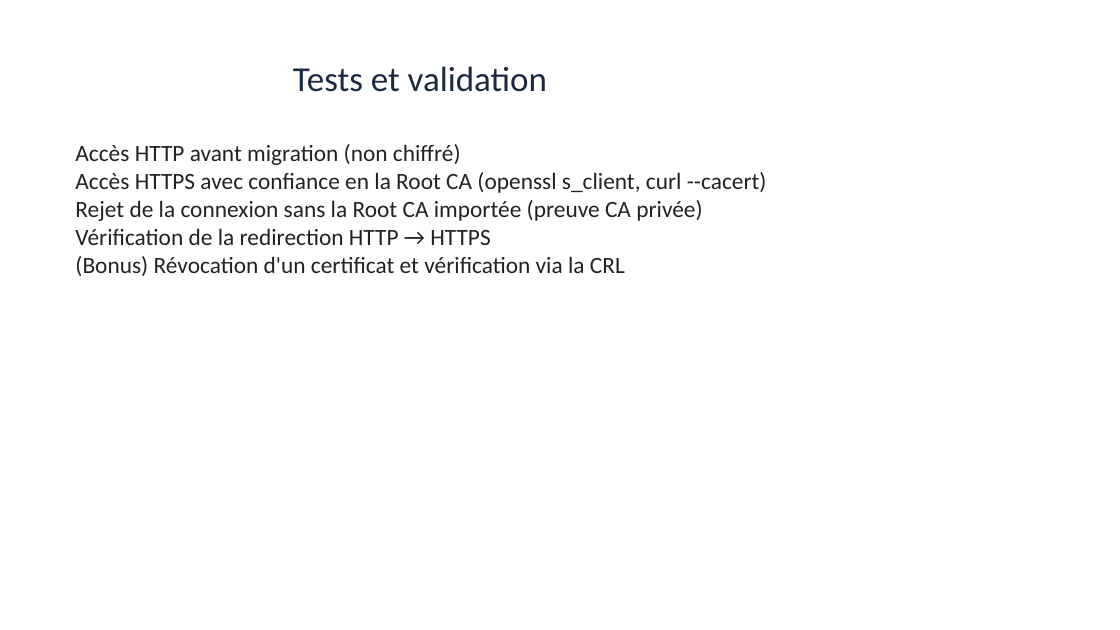
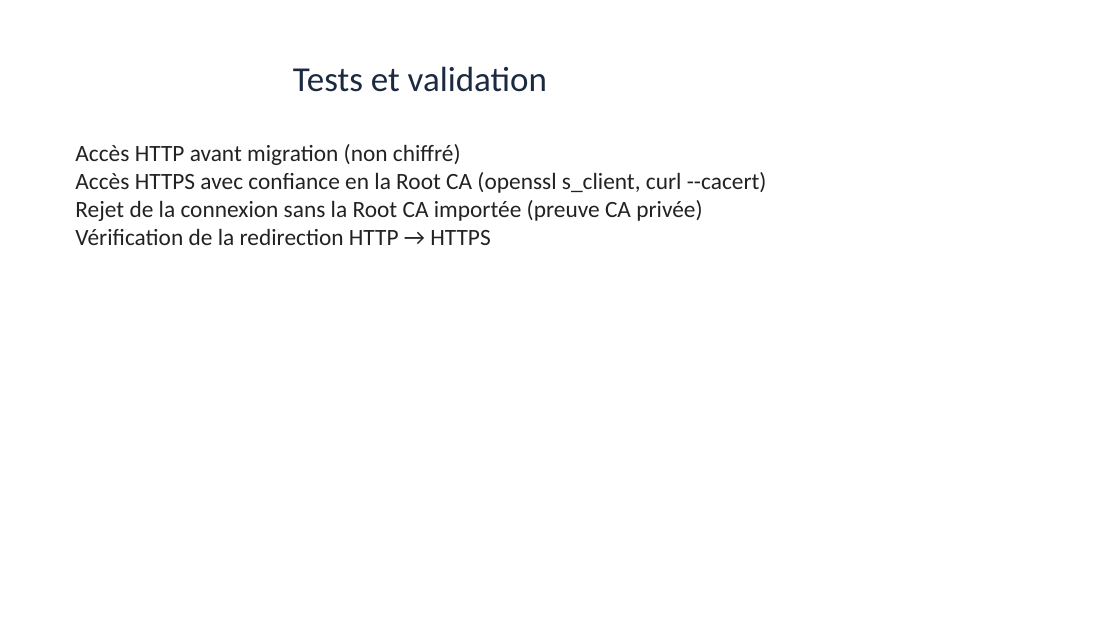
Before and after one commit to benzenepc-dev/Crypto_PKI, a slide deck: slide 14 of GROUPE-2/Presentation_PKI_EJBCA_GROUPE-2.pptx. Drawn at 1120x630 pixels with LibreOffice and Linux fonts; fonts in the diff are those of the drawing. Boxes give left, top, right and bottom in pixels: in the first picture for what was removed or moved away, otherwise in the second. Text is boxed around its words. In the diff, an @@ line names an element or a change of style, - is before the commit and + after.

Commit message:
Rebalance workload: give Mame Fatou substantial hands-on tasks
She now owns: certificate revocation/CRL demo in EJBCA, independent TLS
security audit (testssl.sh/nmap), and the private-vs-public CA
comparison, in addition to compiling the final report/PPT and video.
Ahmad and Papa each write their own report section instead of dumping
all documentation on Mame Fatou.

```diff
--- a/GROUPE-2/Presentation_PKI_EJBCA_GROUPE-2.pptx
+++ b/GROUPE-2/Presentation_PKI_EJBCA_GROUPE-2.pptx
@@ text at (75, 256, 625, 276): paragraph removed @@
-(Bonus) Révocation d'un certificat et vérification via la CRL
```
Also in this commit, not shown: 2 slides added, 3 other files.
